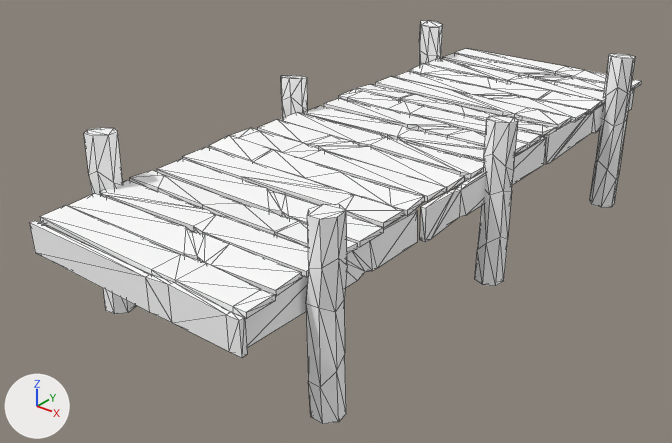
A saved change to the glTF model frontend/assets/models3d/packs/quaternius-fbx/dock_long_no_rope.glb.
Before and after are seen from a camera (50 mm lens) standing at (5.32, -7.54, 4.72) and looking at (-0.27, -0.55, 0.39). The axes (+X, +Y, +Z) are drawn at lower left. The lights are the same throughout. The first picture is the older version. Mesh edges are drawn as thin lines. Where no turn or scale is listed for an object, it has been applied to the vertices.

Script lines for the objects in view, before the commit:
```python
mat_material_0 = principled_material('Material_0')
mat_material_0.base_color = (1.0, 1.0, 1.0)  # white #ffffff
mat_material_0.roughness = 0.85
mat_material_1 = principled_material('Material_1')
mat_material_1.base_color = (1.0, 1.0, 1.0)  # white #ffffff
mat_material_1.roughness = 0.85
me_mesh_0 = bpy.data.meshes.new('Mesh_0')
me_mesh_0.from_pydata(...)  # 810 vertices, 1484 faces; spans x -1.5..1.51, y -3.57..3.51, z -0.06..1.79
# faces by material slot: [1424, 60]
me_mesh_0.materials.append(mat_material_0)  # white #ffffff
me_mesh_0.materials.append(mat_material_1)  # white #ffffff
ob_dock_long_norope = bpy.data.objects.new('Dock_Long_NoRope', me_mesh_0)
ob_dock_long_norope.location = (0.0, 0.0, 0.0)
```
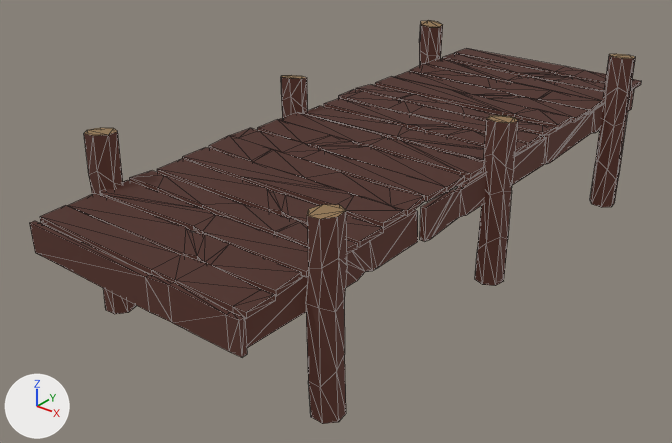
What the commit changed:
Material 'Material_0' (mat_material_0) changes colour from white #ffffff to brown #331b14; in linear values from (1.0, 1.0, 1.0) to (0.0337, 0.0107, 0.0071).
In material 'Material_0' (mat_material_0), emission_color is now set to (0.0337, 0.0107, 0.0071), brown #331b14.
In material 'Material_0' (mat_material_0), emission_strength is now set to 1.0.
Material 'Material_1' (mat_material_1) changes colour from white #ffffff to brown #665237; in linear values from (1.0, 1.0, 1.0) to (0.134, 0.0835, 0.0381).
In material 'Material_1' (mat_material_1), emission_strength is now set to 1.0.

What differs and where, as boxes [x1, y1, x2, y2] in the pictures (672 x 443 px):
'Dock_Long_NoRope', recoloured, surface changed (white to brown): [30, 20, 641, 424] in both
